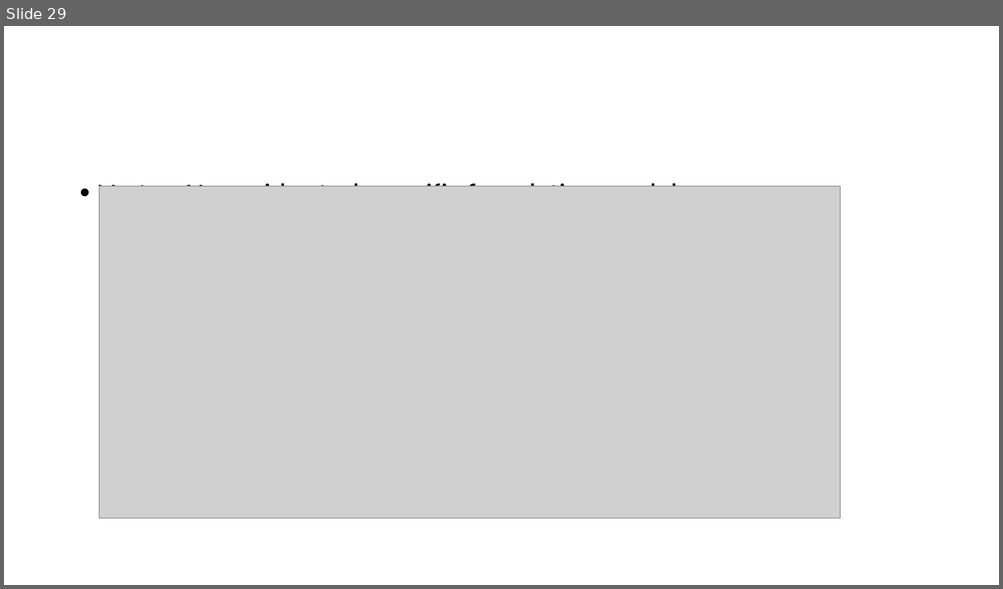
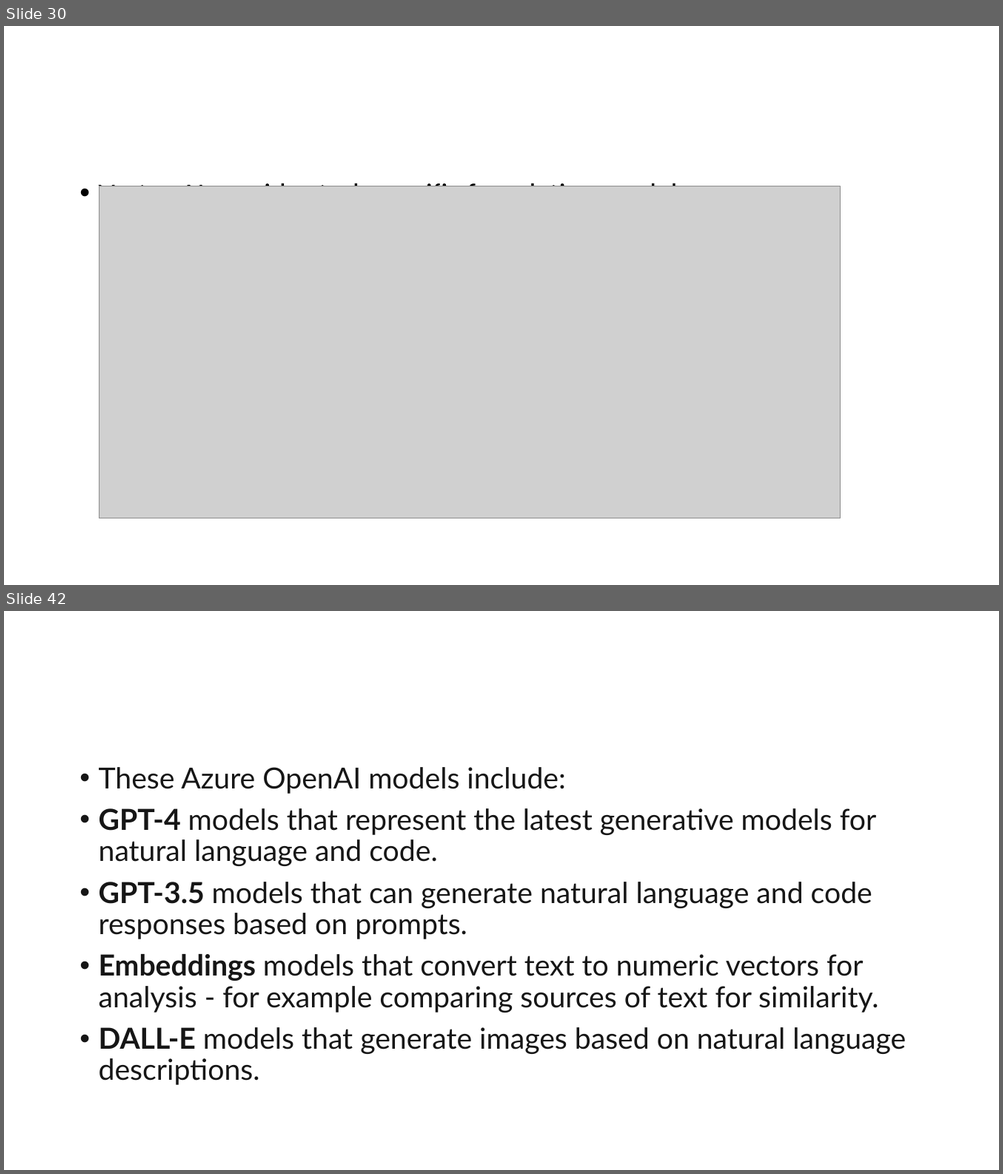
Before and after one commit to shanu-github/Data, a slide deck: Generative_AI/introduction.pptx. Shown one above the other, each under a label of ours: slide 29 before the commit, slides 30 and 42 after it; the slides between them are not shown. The pictures are 1003x589 and 1003x1174 pixels, drawn with LibreOffice and Linux fonts; fonts in the diff are those of the drawing; grey boxes stand for pictures. Boxes give left, top, right and bottom in pixels: in the first picture for what was removed or moved away, otherwise in the second. Text is boxed around its words. In the diff, an @@ line names an element or a change of style, - is before the commit and + after.

```diff
--- a/Generative_AI/introduction.pptx
+++ b/Generative_AI/introduction.pptx
@@ slide 42 added at <box>4,611,999,1170</box>, background #FFFFFF @@
@@ text added at <box>99,767,905,1085</box>, 28 pt, text #161616 @@
+• These Azure OpenAI models include:
+• GPT-4 models that represent the latest generative models for natural language and code.
+• GPT-3.5 models that can generate natural language and code responses based on prompts.
+• Embeddings models that convert text to numeric vectors for analysis - for example comparing sources of text for similarity.
+• DALL-E models that generate images based on natural language descriptions.
@@ what was slide 29 is now slide 30 @@
```
Also in this commit, not shown: 1 slide changed, 34 other slides added, 18 other files.
